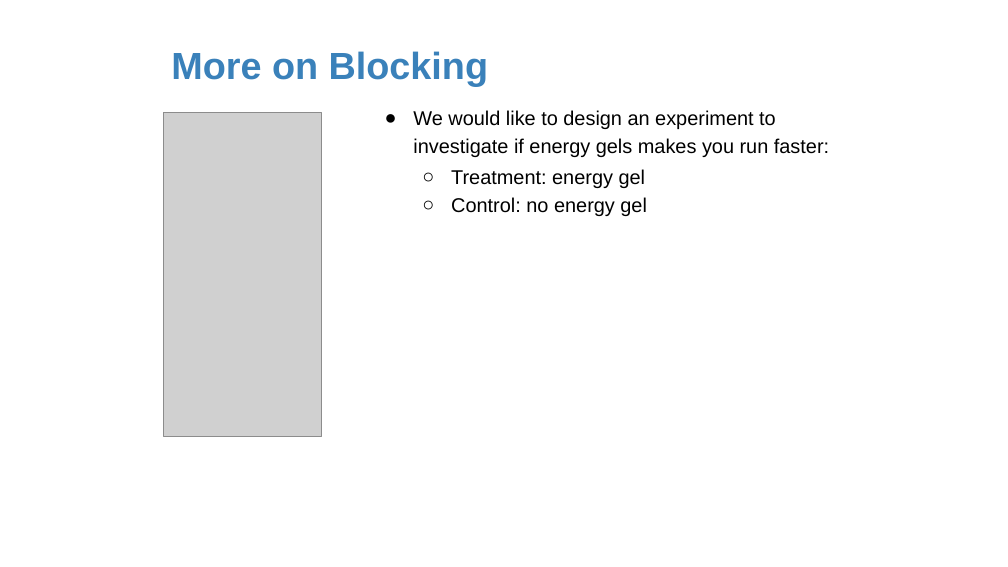
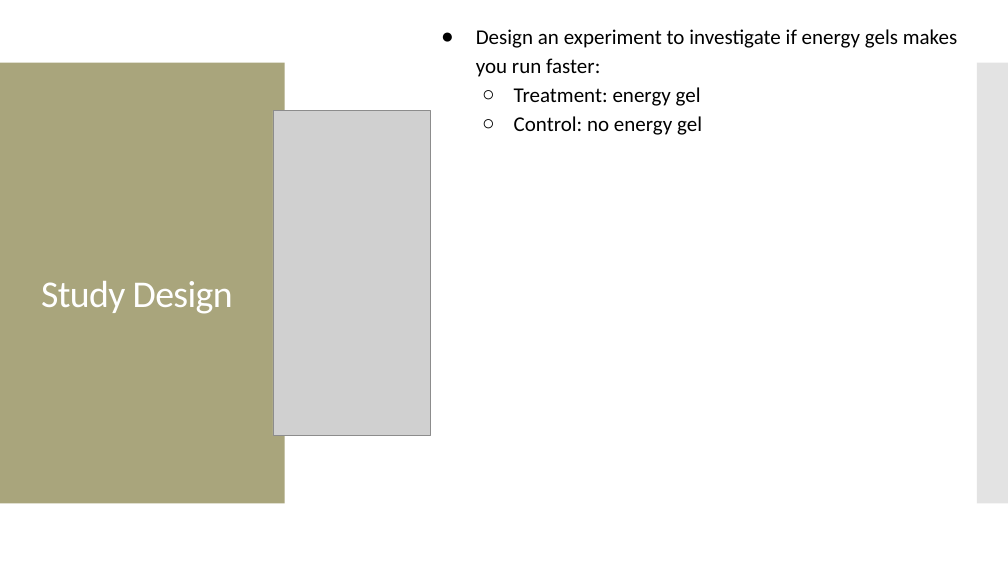
Before and after one commit to amosca01/MATH108-F23, a slide deck: slide 46 of slides/02-data-collection.pptx (slide 41 before the commit). Drawn at 1008x567 pixels with LibreOffice and Linux fonts; fonts in the diff are those of the drawing; grey boxes stand for pictures. Boxes give left, top, right and bottom in pixels: in the first picture for what was removed or moved away, otherwise in the second. Text is boxed around its words. In the diff, an @@ line names an element or a change of style, - is before the commit and + after.

```diff
--- a/slides/02-data-collection.pptx
+++ b/slides/02-data-collection.pptx
@@ text at [476,29,957,135]: text changed; size 19 to 20 pt; font Arial to Calibri @@
-● We would like to design an experiment to investigate if energy gels makes you run faster:
+● Design an experiment to investigate if energy gels makes you run faster:
+  ○ Treatment: energy gel
+  ○ Control: no energy gel
@@ title removed at [171,51,488,86] @@
-More on Blocking
@@ rectangle added at [0,63,285,504], fill #A9A57C @@
@@ rectangle added at [977,63,1008,504], fill #C8C8C8 at 50% opacity @@
@@ picture: place and size @@
-picture at [164,112,321,437]
+picture at [273,110,430,436]
@@ text removed at [451,169,647,216] @@
-○ Treatment: energy gel
-○ Control: no energy gel
@@ text added at [41,281,233,314], 36 pt, text #FFFFFF @@
+Study Design
```
Also in this commit, not shown: 32 other slides changed, 21 slides added, 18 slides removed, 4 other files.
